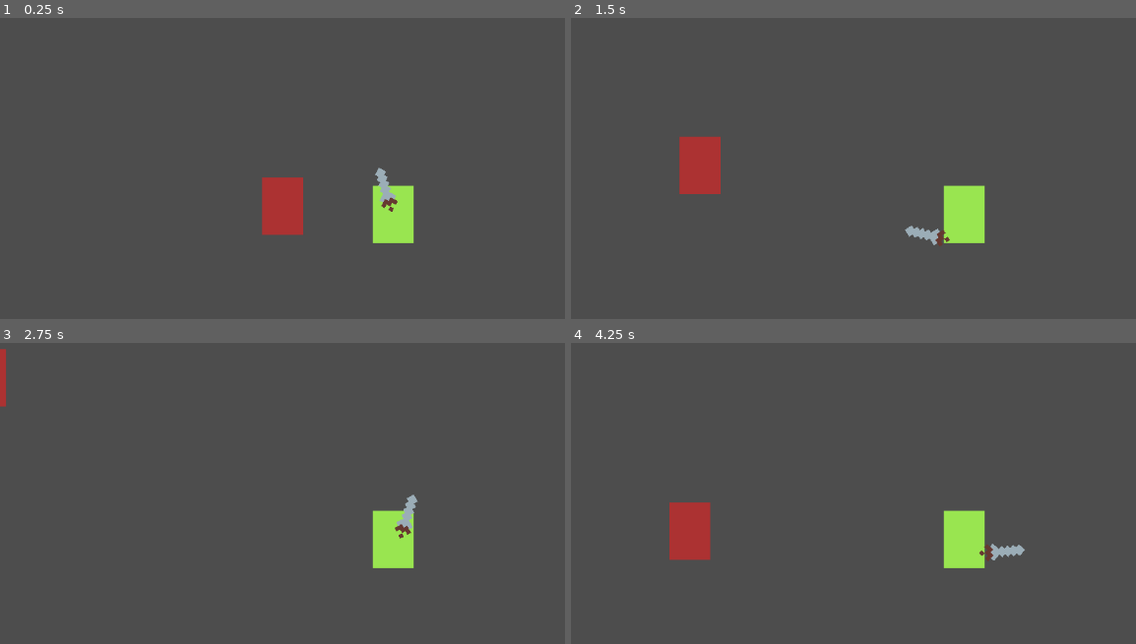
Above: before the commit, frames 1-4 (two rows, left to right).
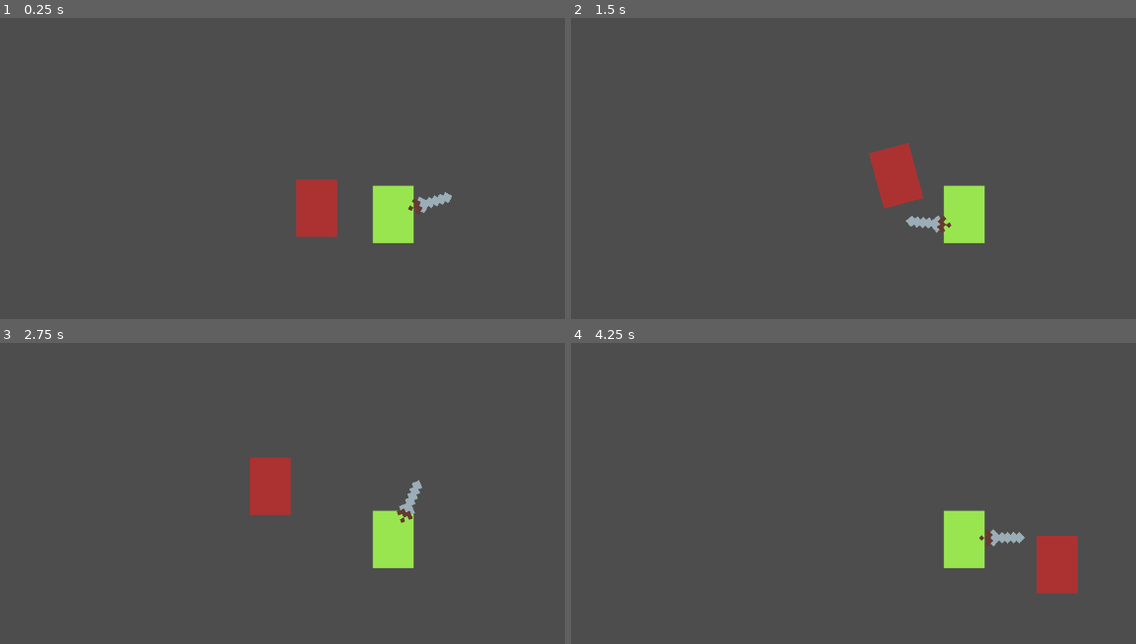
Above: after the commit, the same moments.

Repository: SpeedySion/2D-Hack-and-Slash--Godot-
Game: Godot game, scene res://Scenes/test_scene.tscn
The game is run twice, just before and just after one commit, with the same random seed, the same clock (stepped at 60 frames per second) and the same inputs.
Inputs (mouse positions are in pixels of both pictures, inside the frame that each line leads up to):
- Up to frame 1 (0.25 s): no input
- Up to frame 2 (1.5 s): move the mouse to (outside the picture) at 0.52 s; press the mouse at (outside the picture) at 0.53 s; hold D (Right) 0.53-1.28 s; move the mouse to (808, 231) at 1.27 s; release the mouse at (808, 231) at 1.28 s; hold S (Down) from 1.28 s (still down); click (808, 231) at 1.35 s
- Up to frame 3 (2.75 s): move the mouse to (474, 439) at 2.02 s; release S (Down) at 2.03 s; press the mouse at (474, 439) at 2.03 s; hold D (Right) from 2.03 s (still down)
- Up to frame 4 (4.25 s): move the mouse to (926, 622) at 2.77 s; release D (Right) at 2.78 s; release the mouse at (926, 622) at 2.78 s; hold W (Up) 2.78-3.53 s; click (926, 622) at 2.85 s; move the mouse to (outside the picture) at 3.52 s; press the mouse at (outside the picture) at 3.53 s; hold A (Left) from 3.53 s (still down)

The runs differ from the first frame. In frame 1, 2.9% of the frame differs, in the area x 46-80%, y 49-73%; in frame 2, 3.3%; in frame 3, 1.9%; in frame 4, 3.3%, in the area x 17-90%, y 52-84%.

Commit message:
Added sword instance code

Diff:
--- a/Player/player_character.gd
+++ b/Player/player_character.gd
@@ -4,9 +4,12 @@
 @export var speed = 300
 var player_state
 
+var sword_scene = load("res://Player/Weapons/sword.tscn")
+var sword_instance = sword_scene.instantiate()
+
 # Called when the node enters the scene tree for the first time.
 func _ready():
-	pass # Replace with function body.
+	add_child(sword_instance)
 
 
 # Called every frame. 'delta' is the elapsed time since the previous frame.
--- a/Player/player_character.tscn
+++ b/Player/player_character.tscn
@@ -1,8 +1,7 @@
-[gd_scene load_steps=7 format=3 uid="uid://d3xto7x7f2nmn"]
+[gd_scene load_steps=6 format=3 uid="uid://d3xto7x7f2nmn"]
 
 [ext_resource type="Script" path="res://Player/player_character.gd" id="1_cynwj"]
 [ext_resource type="Texture2D" uid="uid://bp8hy1sju17aj" path="res://Player/GreenRectSprite-001.png" id="1_x7hgb"]
-[ext_resource type="PackedScene" uid="uid://co6o88h72qbsd" path="res://Player/Weapons/sword.tscn" id="3_o5xdw"]
 [ext_resource type="Script" path="res://NewNodes/HurtBox.gd" id="4_3v1di"]
 
 [sub_resource type="RectangleShape2D" id="RectangleShape2D_isc05"]
@@ -24,9 +23,6 @@
 
 [node name="WeaponSpawnMarker" type="Marker2D" parent="."]
 
-[node name="Sword" parent="WeaponSpawnMarker" instance=ExtResource("3_o5xdw")]
-position = Vector2(0, 4)
-
 [node name="HurtBox" type="Area2D" parent="."]
 script = ExtResource("4_3v1di")
 
--- a/Scenes/TestEnemy.gd
+++ b/Scenes/TestEnemy.gd
@@ -1,23 +1,26 @@
 extends Node2D
 
-@export var maxhealth = 100
+@export var maxhealth := 100
 @export var health = maxhealth
+@export var speed := 200
+var hitstunned := false
 
 # Called when the node enters the scene tree for the first time.
 func _ready():
-	pass # Replace with function body.
-
+	pass
 
 # Called every frame. 'delta' is the elapsed time since the previous frame.
 func _process(delta):
-	pass
+	if not hitstunned:
+		position = position.move_toward($"../../Player/PlayerCharacter".global_position, delta * speed)
 
 
 func _take_damage(damage):
-	#print(health , " - ", damage, " = ")
+	hitstunned = true
 	health -= damage
-	#print(health)
 	if health <= 0:
 		health = 0
 		queue_free()
 	$AnimationPlayer.play("Damaged")
+	await $AnimationPlayer.animation_finished
+	hitstunned = false
--- a/Scenes/test_scene.tscn
+++ b/Scenes/test_scene.tscn
@@ -10,8 +10,6 @@
 [node name="TileMap" type="TileMap" parent="Map"]
 format = 2
 
-[node name="Floor" type="Sprite2D" parent="Map"]
-
 [node name="Player" type="Node" parent="."]
 
 [node name="PlayerCharacter" parent="Player" instance=ExtResource("1_6gsw2")]
--- a/project.godot
+++ b/project.godot
@@ -46,3 +46,12 @@
 "events": [Object(InputEventMouseButton,"resource_local_to_scene":false,"resource_name":"","device":-1,"window_id":0,"a …(253 unchanged characters)…
 ]
 }
+WeaponSwapLeft={
+"deadzone": 0.5,
+"events": [Object(InputEventKey,"resource_local_to_scene":false,"resource_name":"","device":-1,"window_id":0,"alt_pressed":false,"shift_pressed":false,"ctrl_pressed":false,"meta_pressed":false,"pressed":false,"keycode":0,"physical_keycode":81,"key_label":0,"unicode":113,"echo":false,"script":null)
+]
+}
+WeaponSwapRight={
+"deadzone": 0.5,
+"events": []
+}
Not shown, added: Player/README.md
